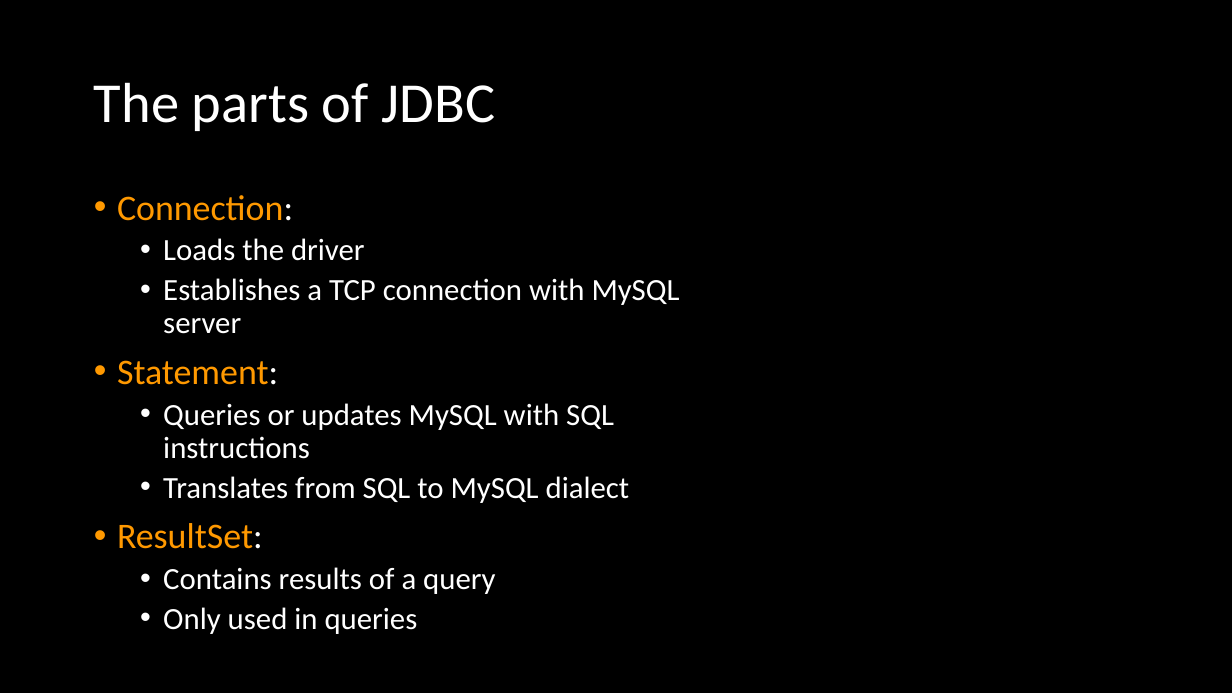
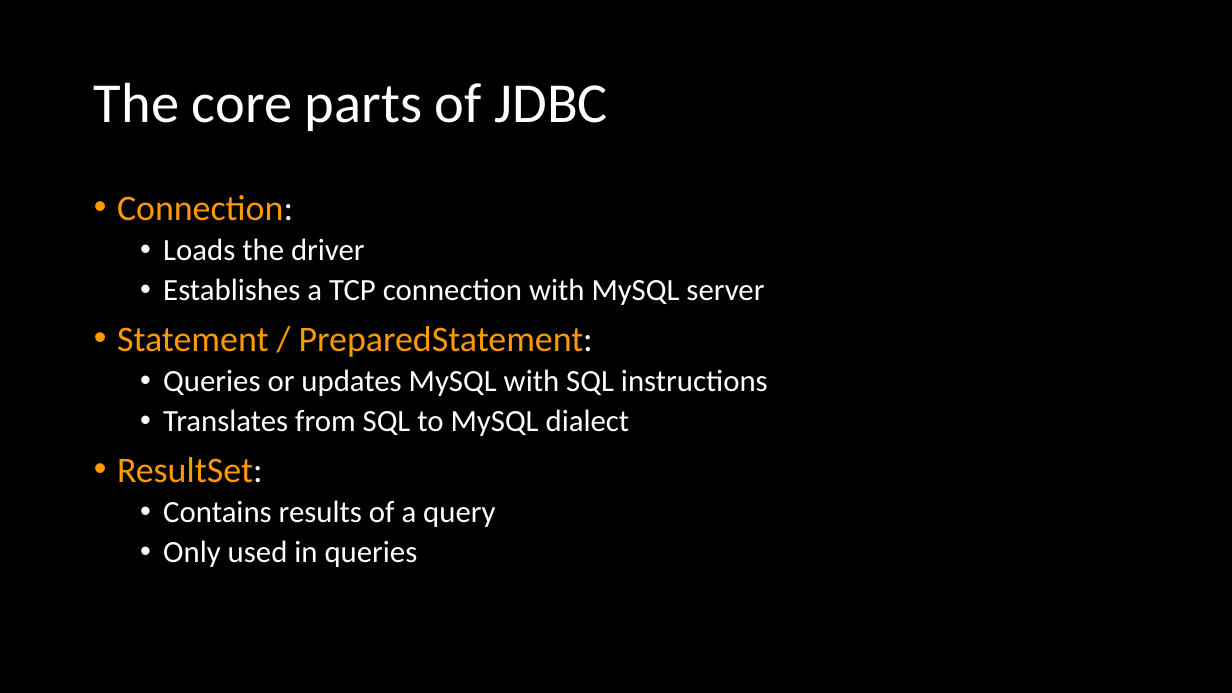
Before and after one commit to ckiefriter1/PT-BESD, a slide deck: slide 16 of Week9/W3.02. Transactions and JDBC.pptx (slide 15 before the commit). Drawn at 1232x693 pixels with LibreOffice and Linux fonts; fonts in the diff are those of the drawing. Boxes give left, top, right and bottom in pixels: in the first picture for what was removed or moved away, otherwise in the second. Text is boxed around its words. In the diff, an @@ line names an element or a change of style, - is before the commit and + after.

```diff
--- a/Week9/W3.02. Transactions and JDBC.pptx
+++ b/Week9/W3.02. Transactions and JDBC.pptx
@@ title at bbox=[94, 82, 608, 131]: text changed @@
-The parts of JDBC
+The core parts of JDBC
@@ text at bbox=[117, 326, 593, 357]: text changed @@
-• Statement:
+• Statement / PreparedStatement:
```
Also in this commit, not shown: 14 other slides changed, 1 slide added, 6 other files.
